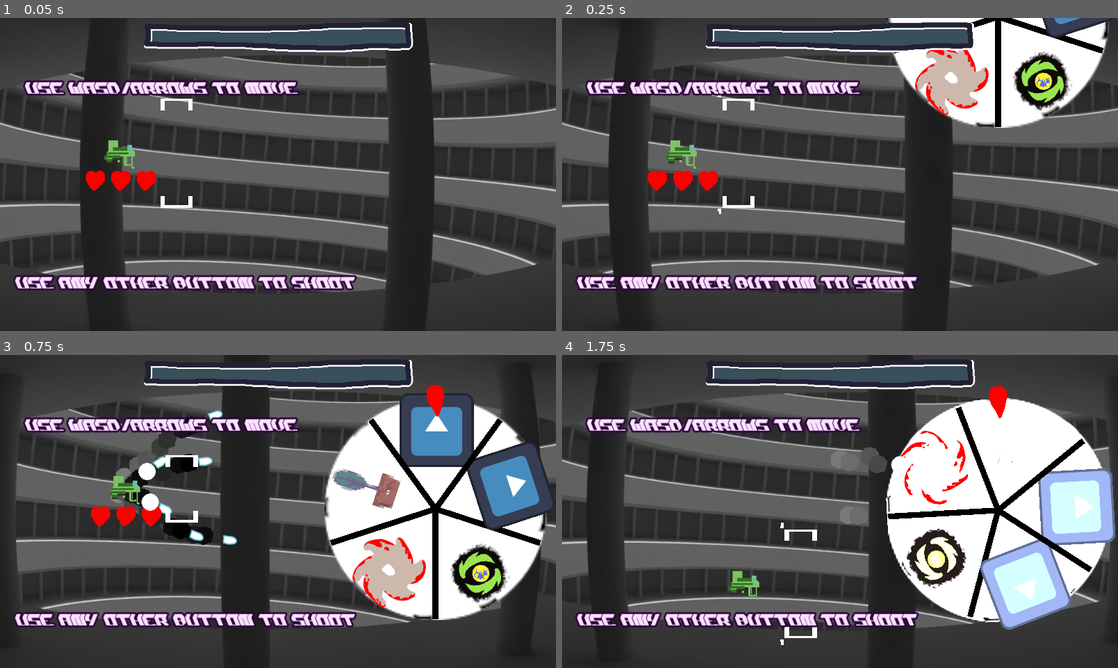
Above: before the commit, frames 1-4 (two rows, left to right).
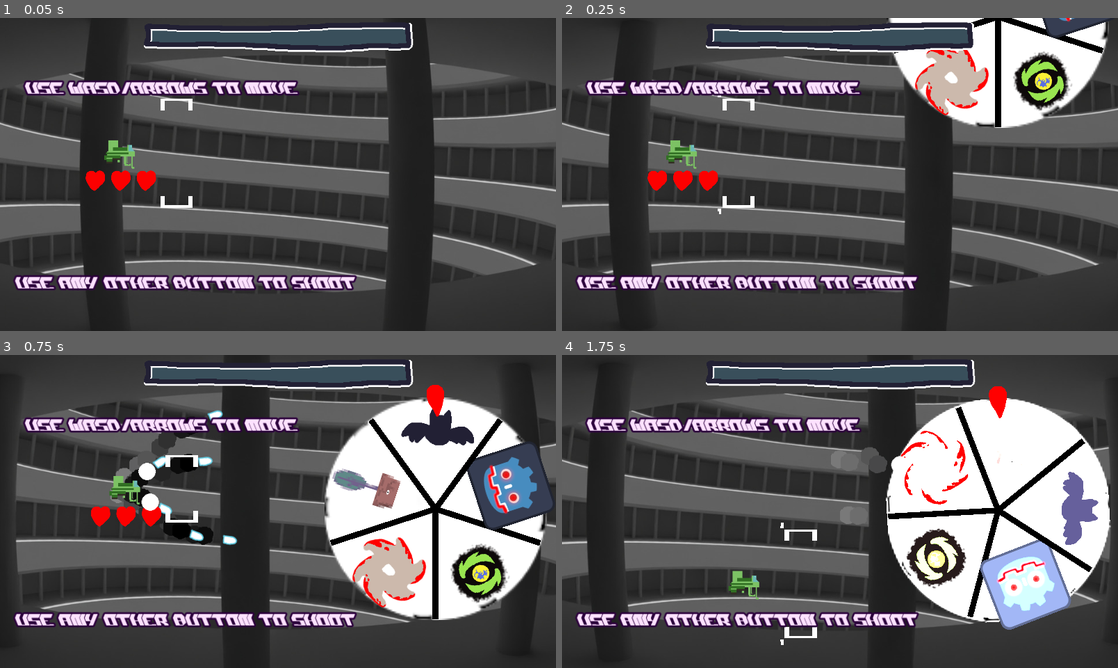
Above: after the commit, the same moments.

Repository: klianc09/bossrushcollab
Game: Godot game, scene res://test.tscn
Two runs of this game, one before a commit and one after it. Both use one fixed random seed, a clock stepped at 60 frames per second and the inputs below. The engine's default icon, where the game draws it, is replaced by a stand-in: a white triangle on a blue panel in a dark square.
Inputs (mouse positions are in pixels of both pictures, inside the frame that each line leads up to):
- Up to frame 1 (0.05 s): no input
- Up to frame 2 (0.25 s): no input
- Up to frame 3 (0.75 s): move the mouse to (400, 495) at 0.52 s; press the mouse at (400, 495) at 0.53 s; hold Right (ui_right) from 0.53 s (still down)
- Up to frame 4 (1.75 s): move the mouse to (728, 527) at 1.27 s; release Right (ui_right) at 1.28 s; release the mouse at (728, 527) at 1.28 s; hold Down (ui_down) from 1.28 s (still down); click (728, 527) at 1.35 s

Frame 1 is identical in both runs. In frame 2, less than 0.1% of the frame differs, in the area x 88-94%, y 0-2%; in frame 3, 3.6%; in frame 4, 3.9%, in the area x 77-100%, y 36-83%.

Commit message:
Add more sound effects and stuff

Diff:
--- a/base/bullet.gd
+++ b/base/bullet.gd
@@ -15,7 +15,7 @@
 ## If homing: The node group among which this bullet will search for targets.
 @export var homing_group = "enemy"
 ## If homing: The speed at which this bullet will turn toward its target. [degrees per second]
-@export var rotationSpeed = 3
+@export var rotationSpeed = 3.0
 ## The acceleration rate of this bullet. [pixels per second²]
 @export var speedup = 0
 var target : Node2D
--- a/base/turret.gd
+++ b/base/turret.gd
@@ -72,5 +72,6 @@
 		bullet.bulletSpeed = burst_data.bullet_speed
 		bullet.rotation = bullet.forward.angle_to(actual_direction)
 		Singleton.mainNode.add_child(bullet)
+	Singleton.playSfx("enemyShotSfx")
 	var particle = Singleton.createParticle("res://base/particle.tscn")
 	particle.position = global_position
--- a/boss/beyblade/beyblade.gd
+++ b/boss/beyblade/beyblade.gd
@@ -100,6 +100,7 @@
 			hit = true
 		if hit:
 			Singleton.screenshake(12)
+			$impactSfx.play()
 
 func onHealthFullyLost():
 	if phase != P.OUTRO:
--- a/boss/beyblade/beyblade.tscn
+++ b/boss/beyblade/beyblade.tscn
@@ -9,6 +9,7 @@
 [ext_resource type="Script" path="res://base/burst.gd" id="5_y6j3o"]
 [ext_resource type="Texture2D" uid="uid://35k5ltulbx8p" path="res://boss/beyblade/gfx/gun.png" id="7_8nkhq"]
 [ext_resource type="AudioStream" uid="uid://bjk5o226o655l" path="res://music/JohnLee_Cooper_-_gray_potion_to_kill_ants_2023-04-30_11_34.ogg" id="8_3dicq"]
+[ext_resource type="AudioStream" uid="uid://cy6o6lrnpke82" path="res://base/sfx/impact.wav" id="10_i7v2j"]
 
 [sub_resource type="CircleShape2D" id="CircleShape2D_3bo00"]
 radius = 46.0435
@@ -47,6 +48,11 @@
 time_between_shots = 0.1
 time_between_bursts = 1.0
 burst_count_limit = 2
+
+[sub_resource type="AudioStreamRandomizer" id="AudioStreamRandomizer_cmeiw"]
+random_pitch = 1.5
+streams_count = 1
+stream_0/stream = ExtResource("10_i7v2j")
 
 [node name="Beyblade" type="Area2D" groups=["enemy"]]
 script = ExtResource("1_wcmc1")
@@ -174,3 +180,7 @@
 stream = ExtResource("8_3dicq")
 autoplay = true
 bus = &"Music"
+
+[node name="impactSfx" type="AudioStreamPlayer" parent="."]
+stream = SubResource("AudioStreamRandomizer_cmeiw")
+bus = &"SFX"
--- a/boss/crusher/crusher.tscn
+++ b/boss/crusher/crusher.tscn
@@ -13,6 +13,9 @@
 [ext_resource type="AudioStream" uid="uid://3lewf5bvqmmi" path="res://boss/crusher/sfx/DR SFX DiscBounce3.wav" id="11_lrevp"]
 [ext_resource type="AudioStream" uid="uid://ir1rgmjkekd" path="res://boss/crusher/sfx/DR SFX DiscBounce4.wav" id="12_u6btw"]
 [ext_resource type="AudioStream" uid="uid://bd0qflx6urqm7" path="res://music/JohnLee_Cooper_-_dance_shit_idk.ogg" id="13_b5puo"]
+[ext_resource type="AudioStream" uid="uid://htqefcb1tnoj" path="res://base/sfx/swishes6.ogg" id="14_wgjni"]
+[ext_resource type="AudioStream" uid="uid://cp2ac8wts8r5x" path="res://base/sfx/swishes7.ogg" id="15_de7p7"]
+[ext_resource type="AudioStream" uid="uid://bsg0bpsnt77de" path="res://base/sfx/swishes8.ogg" id="16_l7sju"]
 
 [sub_resource type="Animation" id="Animation_i7bf5"]
 resource_name = "Charge"
@@ -494,6 +497,20 @@
 "update": 0,
 "values": [0.0, -0.139848, -0.647835, -0.999921, 0.0]
 }
+tracks/10/type = "method"
+tracks/10/imported = false
+tracks/10/enabled = true
+tracks/10/path = NodePath("swishSfx")
+tracks/10/interp = 1
+tracks/10/loop_wrap = true
+tracks/10/keys = {
+"times": PackedFloat32Array(2),
+"transitions": PackedFloat32Array(1),
+"values": [{
+"args": [0.0],
+"method": &"play"
+}]
+}
 
 [sub_resource type="Animation" id="Animation_l64xg"]
 resource_name = "Stab"
@@ -844,6 +861,13 @@
 stream_2/stream = ExtResource("11_lrevp")
 stream_3/stream = ExtResource("12_u6btw")
 
+[sub_resource type="AudioStreamRandomizer" id="AudioStreamRandomizer_ummu7"]
+random_pitch = 1.5
+streams_count = 3
+stream_0/stream = ExtResource("14_wgjni")
+stream_1/stream = ExtResource("15_de7p7")
+stream_2/stream = ExtResource("16_l7sju")
+
 [node name="Area2D" type="Area2D" groups=["enemy"]]
 position = Vector2(952, 270)
 script = ExtResource("1_yjg0c")
@@ -992,5 +1016,9 @@
 autoplay = true
 bus = &"Music"
 
+[node name="swishSfx" type="AudioStreamPlayer" parent="."]
+stream = SubResource("AudioStreamRandomizer_ummu7")
+bus = &"SFX"
+
 [connection signal="animation_finished" from="AnimationPlayer" to="." method="_on_animation_player_animation_finished"]
 [connection signal="timeout" from="Timer" to="." method="_on_timer_timeout"]
--- a/boss/example/cloud_enemy.tscn
+++ b/boss/example/cloud_enemy.tscn
@@ -1,7 +1,7 @@
 [gd_scene load_steps=7 format=3 uid="uid://c15srej0y6td5"]
 
 [ext_resource type="Script" path="res://boss/example/cloud_enemy.gd" id="1_l48we"]
-[ext_resource type="Texture2D" uid="uid://cdgr20cnd6afm" path="res://icon.svg" id="2_tct1g"]
+[ext_resource type="Texture2D" uid="uid://cmd7bi6t2tbac" path="res://icon_evil.png" id="2_lgmcj"]
 [ext_resource type="Script" path="res://base/turret.gd" id="3_a1ysi"]
 [ext_resource type="Script" path="res://base/burst.gd" id="4_jedga"]
 
@@ -28,7 +28,7 @@
 
 [node name="sprite" type="Sprite2D" parent="."]
 scale = Vector2(0.4, 0.4)
-texture = ExtResource("2_tct1g")
+texture = ExtResource("2_lgmcj")
 
 [node name="CollisionShape2D" type="CollisionShape2D" parent="."]
 shape = SubResource("CircleShape2D_j6egh")
--- /dev/null
+++ b/boss/example/cloud_enemy_2.tscn
@@ -0,0 +1,22 @@
+[gd_scene load_steps=4 format=3 uid="uid://du04y5u8cx5ta"]
+
+[ext_resource type="PackedScene" uid="uid://c15srej0y6td5" path="res://boss/example/cloud_enemy.tscn" id="1_wdaky"]
+[ext_resource type="Script" path="res://base/burst.gd" id="2_wvn3x"]
+
+[sub_resource type="Resource" id="Resource_8cfwo"]
+script = ExtResource("2_wvn3x")
+bullet_type = "res://boss/example/homing_bullet.tscn"
+bullet_speed = 250.0
+bullet_inaccuracy = 0.0
+shot_inaccuracy = 0.0
+full_shot_spread = 160.0
+bullets_per_shot = 5
+shots_in_burst = 1
+time_between_shots = 0.1
+time_between_bursts = 1.0
+burst_count_limit = 1
+
+[node name="enemy" instance=ExtResource("1_wdaky")]
+
+[node name="DeathBullet" parent="." index="2"]
+burst_data = SubResource("Resource_8cfwo")
--- a/boss/example/enemy_cloud.gd
+++ b/boss/example/enemy_cloud.gd
@@ -9,7 +9,7 @@
 
 
 func _on_timer_2_timeout() -> void:
-	var enemy = load("res://boss/example/cloud_enemy.tscn").instantiate()
+	var enemy = load("res://boss/example/cloud_enemy_2.tscn").instantiate()
 	var screenWidth = Singleton.viewportSize.x
 	enemy.position = Vector2(randf_range(screenWidth - 200, screenWidth), randf_range(0, Singleton.viewportSize.y))
 	enemy.maxhp = 8
--- a/boss/example/enemy_cloud.tscn
+++ b/boss/example/enemy_cloud.tscn
@@ -1,13 +1,13 @@
 [gd_scene load_steps=4 format=3 uid="uid://bl6sm6ilarwmw"]
 
 [ext_resource type="Script" path="res://boss/example/enemy_cloud.gd" id="1_o0rhy"]
-[ext_resource type="Texture2D" uid="uid://cdgr20cnd6afm" path="res://icon.svg" id="2_gwjtn"]
+[ext_resource type="Texture2D" uid="uid://cmd7bi6t2tbac" path="res://icon_evil.png" id="2_7snvd"]
 [ext_resource type="AudioStream" uid="uid://dqne464kkf77p" path="res://music/mucke_bass_boosted.ogg" id="3_0o0mi"]
 
 [node name="cloudboss" type="Area2D"]
 script = ExtResource("1_o0rhy")
 boss_name = "Scary Godot Icon Cloud"
-boss_icon = ExtResource("2_gwjtn")
+boss_icon = ExtResource("2_7snvd")
 boss_bg_color = Color(0.45864, 0.93126, 0.579687, 1)
 maxhp = 100.0
 validTarget = false
--- a/boss/example/example_boss_1.tscn
+++ b/boss/example/example_boss_1.tscn
@@ -1,9 +1,11 @@
-[gd_scene load_steps=11 format=3 uid="uid://dfvwu0wukba6w"]
+[gd_scene load_steps=13 format=3 uid="uid://dfvwu0wukba6w"]
 
 [ext_resource type="Script" path="res://boss/example/example_boss_1.gd" id="1_vplxl"]
-[ext_resource type="Texture2D" uid="uid://cdgr20cnd6afm" path="res://icon.svg" id="2_s7uk1"]
+[ext_resource type="Texture2D" uid="uid://b0tfqg8w8hq1a" path="res://boss/example/wing.png" id="2_4jlqs"]
+[ext_resource type="Texture2D" uid="uid://yo4thvtxwv67" path="res://boss/example/batman.png" id="2_kejye"]
 [ext_resource type="Script" path="res://base/enemy.gd" id="3_h7kon"]
 [ext_resource type="Script" path="res://base/turret.gd" id="4_806g1"]
+[ext_resource type="Texture2D" uid="uid://bp5epk1ks8cxg" path="res://boss/example/head.png" id="4_n5g0y"]
 [ext_resource type="Resource" uid="uid://bnbyluvtv2bds" path="res://base/burst_example.tres" id="5_l2mtf"]
 [ext_resource type="Script" path="res://base/burst.gd" id="6_bwexw"]
 [ext_resource type="AudioStream" uid="uid://smpljv385yn3" path="res://music/mucke.ogg" id="7_v6clt"]
@@ -12,7 +14,7 @@
 size = Vector2(56, 62)
 
 [sub_resource type="RectangleShape2D" id="RectangleShape2D_5pk2c"]
-size = Vector2(125, 124)
+size = Vector2(81, 124)
 
 [sub_resource type="Resource" id="Resource_url4b"]
 script = ExtResource("6_bwexw")
@@ -30,7 +32,8 @@
 [node name="ExampleBoss1" type="Area2D" groups=["enemy"]]
 collision_layer = 4
 script = ExtResource("1_vplxl")
-boss_name = "Perfectly Boring Example Boss"
+boss_name = "Boring Bat"
+boss_icon = ExtResource("2_kejye")
 boss_bg_color = Color(0.656795, 0.906433, 0.864752, 1)
 maxhp = 100.0
 validTarget = false
@@ -38,33 +41,33 @@
 
 [node name="Sprite2" type="Sprite2D" parent="." groups=["enemy"]]
 position = Vector2(-1, -104)
-texture = ExtResource("2_s7uk1")
+texture = ExtResource("2_4jlqs")
 
 [node name="Sprite3" type="Sprite2D" parent="." groups=["enemy"]]
 position = Vector2(-1, 104)
-texture = ExtResource("2_s7uk1")
+scale = Vector2(1, -1)
+texture = ExtResource("2_4jlqs")
 
 [node name="CritArea" type="Area2D" parent="." groups=["enemy"]]
-position = Vector2(-43, 1)
+position = Vector2(-10, -1)
 collision_layer = 4
 script = ExtResource("3_h7kon")
 multipart = true
 damageMultiplier = 2.0
 
 [node name="Sprite" type="Sprite2D" parent="CritArea"]
-modulate = Color(1, 0, 1, 1)
 scale = Vector2(0.601563, 0.59375)
-texture = ExtResource("2_s7uk1")
+texture = ExtResource("4_n5g0y")
 
 [node name="CollisionShape2D" type="CollisionShape2D" parent="CritArea"]
 shape = SubResource("RectangleShape2D_yn6ls")
 
 [node name="CollisionShape2D" type="CollisionShape2D" parent="."]
-position = Vector2(-3.5, -107)
+position = Vector2(-8.5, -107)
 shape = SubResource("RectangleShape2D_5pk2c")
 
 [node name="CollisionShape2D2" type="CollisionShape2D" parent="."]
-position = Vector2(-2, 103)
+position = Vector2(-9, 103)
 shape = SubResource("RectangleShape2D_5pk2c")
 
 [node name="Turret1" type="Node2D" parent="."]
--- /dev/null
+++ b/boss/example/homing_bullet.tscn
@@ -0,0 +1,6 @@
+[gd_scene load_steps=2 format=3 uid="uid://c1urubqvpm462"]
+
+[ext_resource type="PackedScene" uid="uid://dtullg2x8x2kf" path="res://base/homing_enemy_bullet.tscn" id="1_q22cl"]
+
+[node name="EnemyBullet" instance=ExtResource("1_q22cl")]
+rotationSpeed = 0.5
--- a/boss/pottedplant/turret_modified_JL.gd
+++ b/boss/pottedplant/turret_modified_JL.gd
@@ -75,5 +75,6 @@
 			bullet.global_rotation_degrees = global_rotation_degrees
 		else:
 			Singleton.mainNode.add_child(bullet)
+	Singleton.playSfx("enemyShotSfx")
 	var particle = Singleton.createParticle("res://base/particle.tscn")
 	particle.position = global_position
--- a/hud.gd
+++ b/hud.gd
@@ -18,6 +18,8 @@
 	$BossHealthBar1.tint_progress = hp_highlight_color
 
 func _on_boss_spawned(boss: Enemy):
+	$"../../music".stop()
+	$"../../warningSfx".play()
 	$Instructions.visible = false
 	var labelypos = 18
 	$TopStrip.visible = true
@@ -53,6 +55,7 @@
 
 
 func _on_boss_defeated():
+	$"../../music".play()
 	$SuccessLabel.text = "You defeated:\n" + Singleton.bossNode.boss_name + "!"
 	$SuccessLabel.visible = true
 	var tween = get_tree().create_tween()
--- a/test.gd
+++ b/test.gd
@@ -18,6 +18,7 @@
 
 func _ready() -> void:
 	Singleton.register_sfx("enemyHurtSfx", $enemyHurtSfx)
+	Singleton.register_sfx("enemyShotSfx", $enemyShotSfx)
 	Singleton.connect("boss_defeated", _on_boss_defeated)
 	Singleton.connect("boss_spawned", _on_boss_spawned)
 	if testBoss != null:
--- a/test.tscn
+++ b/test.tscn
@@ -105,6 +105,9 @@
 [ext_resource type="Script" path="res://pause_menu.gd" id="98_idsex"]
 [ext_resource type="Texture2D" uid="uid://dwyt0nslh4t8b" path="res://base/gfx/wheel_pointer.png" id="98_iygmo"]
 [ext_resource type="AudioStream" uid="uid://ce2mqm8r1mla7" path="res://base/sfx/hurt2.wav" id="105_8uytc"]
+[ext_resource type="AudioStream" uid="uid://cj7qu8jgti52i" path="res://base/sfx/enemy_shot.wav" id="106_8ceb0"]
+[ext_resource type="AudioStream" uid="uid://wrin57rmhbrr" path="res://music/Bottomless Pit Station.ogg" id="106_q6bcs"]
+[ext_resource type="AudioStream" uid="uid://yd01xftrkqs1" path="res://base/sfx/upgrade2.wav" id="108_tpl22"]
 
 [sub_resource type="SpriteFrames" id="SpriteFrames_ropve"]
 animations = [{
@@ -374,6 +377,11 @@
 random_pitch = 2.0
 streams_count = 1
 stream_0/stream = ExtResource("105_8uytc")
+
+[sub_resource type="AudioStreamRandomizer" id="AudioStreamRandomizer_f4keu"]
+random_pitch = 2.0
+streams_count = 1
+stream_0/stream = ExtResource("106_8ceb0")
 
 [node name="Main" type="Node2D"]
 script = ExtResource("1_de0hb")
@@ -726,6 +734,21 @@
 max_polyphony = 4
 bus = &"SFX"
 
+[node name="enemyShotSfx" type="AudioStreamPlayer" parent="."]
+stream = SubResource("AudioStreamRandomizer_f4keu")
+volume_db = -4.0
+max_polyphony = 4
+bus = &"SFX"
+
+[node name="music" type="AudioStreamPlayer" parent="."]
+stream = ExtResource("106_q6bcs")
+autoplay = true
+bus = &"Music"
+
+[node name="warningSfx" type="AudioStreamPlayer" parent="."]
+stream = ExtResource("108_tpl22")
+bus = &"SFX"
+
 [connection signal="charge_change" from="player" to="CanvasLayer/hud" method="_on_player_charge_change"]
 [connection signal="health_change" from="player" to="player/HeartContainer" method="_on_player_health_change"]
 [connection signal="health_change" from="player" to="CanvasLayer/hud" method="_on_player_health_change"]
--- a/title.tscn
+++ b/title.tscn
@@ -1,9 +1,10 @@
-[gd_scene load_steps=5 format=3 uid="uid://ckwu0sxrhj20b"]
+[gd_scene load_steps=6 format=3 uid="uid://ckwu0sxrhj20b"]
 
 [ext_resource type="Script" path="res://title.gd" id="1_atash"]
 [ext_resource type="Texture2D" uid="uid://b04gmbmh1u5lp" path="res://base/title_screen.png" id="1_iflci"]
 [ext_resource type="Theme" uid="uid://curncucwwts4b" path="res://ui_theme.tres" id="2_p4p0u"]
 [ext_resource type="AudioStream" uid="uid://bf4d7354tj3jf" path="res://base/sfx/start.wav" id="4_3oybq"]
+[ext_resource type="AudioStream" uid="uid://dq5xj21l8r5vd" path="res://music/JohnLee_Cooper_-_steel_tongue.ogg" id="5_na4od"]
 
 [node name="Title" type="Control"]
 layout_mode = 3
@@ -119,3 +120,8 @@
 
 Mady possible by
   Godot"
+
+[node name="music" type="AudioStreamPlayer" parent="."]
+stream = ExtResource("5_na4od")
+autoplay = true
+bus = &"Music"
Not shown, added: base/sfx/enemy_shot.wav.import
Not shown, added: base/sfx/impact.wav.import
Not shown: 1 places in boss/beyblade/beyblade.tscn that only renumber resources
Not shown: 1 places in boss/crusher/crusher.tscn that only renumber resources
Binary file added: boss/example/batman.png
Not shown, added: boss/example/batman.png.import
Binary file added: boss/example/head.png
Not shown, added: boss/example/head.png.import
Binary file added: boss/example/wing.png
Not shown, added: boss/example/wing.png.import
Binary file added: icon_evil.png
Not shown, added: icon_evil.png.import
(and 11 more such lines)
